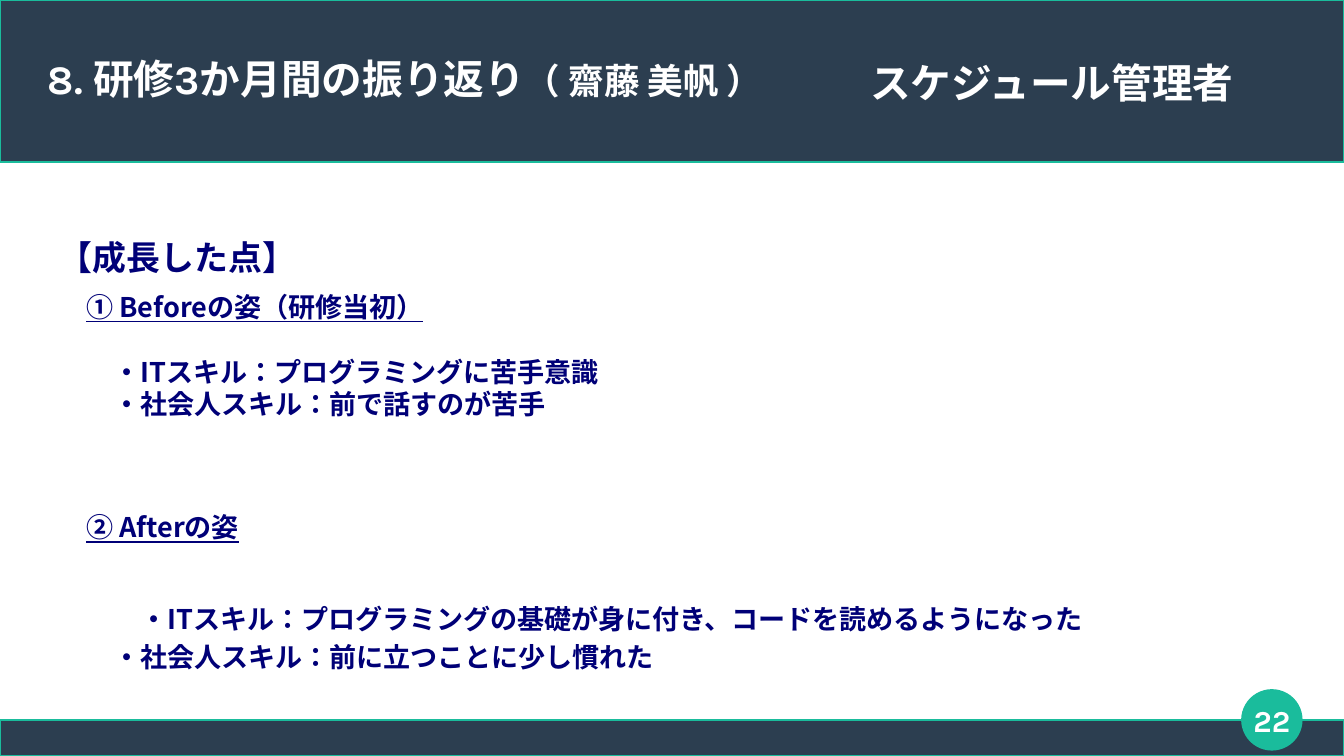
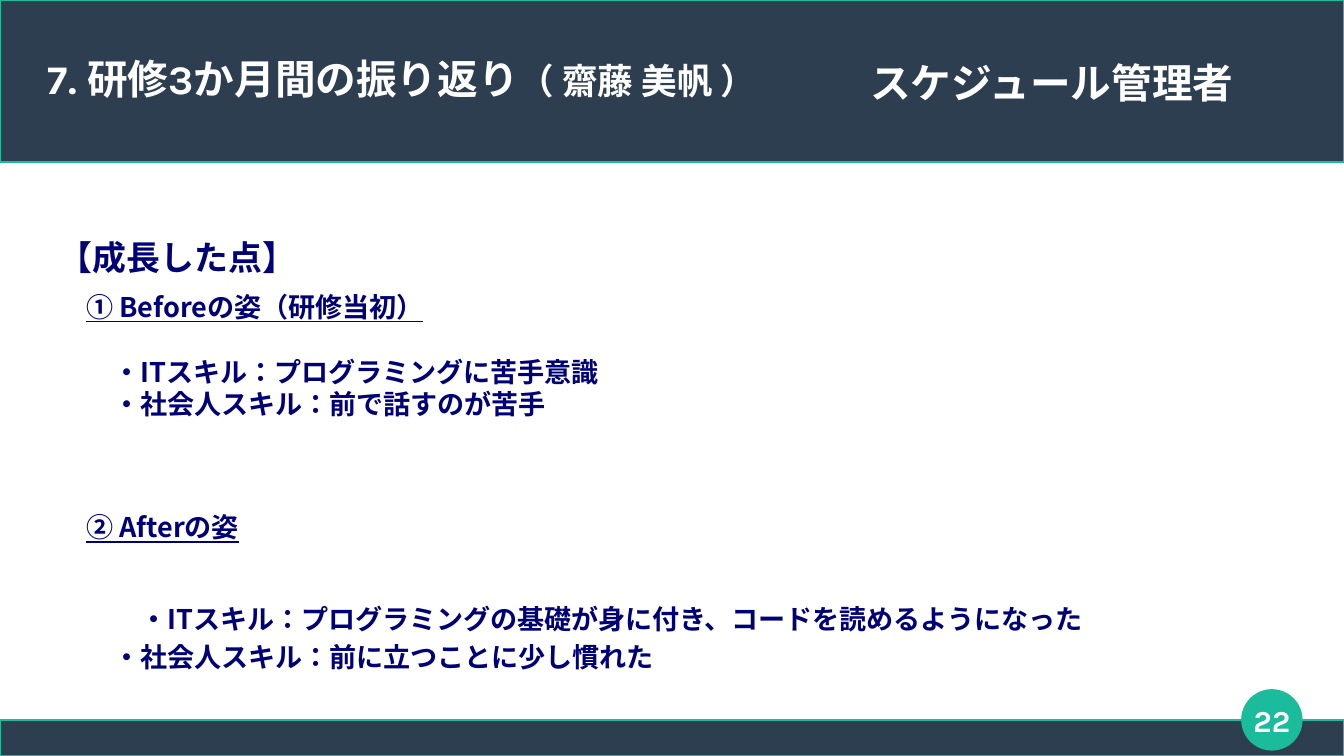
Before and after one commit to connk95/Shared-Shop, a slide deck: slide 22 of TeamUzawa_Sharing_ProjectFile/発表用スライド_チーム鵜澤.odp. Drawn at 1344x756 pixels with LibreOffice and Linux fonts; fonts in the diff are those of the drawing. Boxes give left, top, right and bottom in pixels: in the first picture for what was removed or moved away, otherwise in the second. Text is boxed around its words. In the diff, an @@ line names an element or a change of style, - is before the commit and + after.

```diff
--- a/TeamUzawa_Sharing_ProjectFile/発表用スライド_チーム鵜澤.odp
+++ b/TeamUzawa_Sharing_ProjectFile/発表用スライド_チーム鵜澤.odp
@@ title at (x1=48, y1=59, x2=713, y2=98): text changed @@
-8. 研修3か月間の振り返り（ 齋藤 美帆 ）
+7. 研修3か月間の振り返り（ 齋藤 美帆 ）
```
Also in this commit, not shown: 8 other slides changed.
